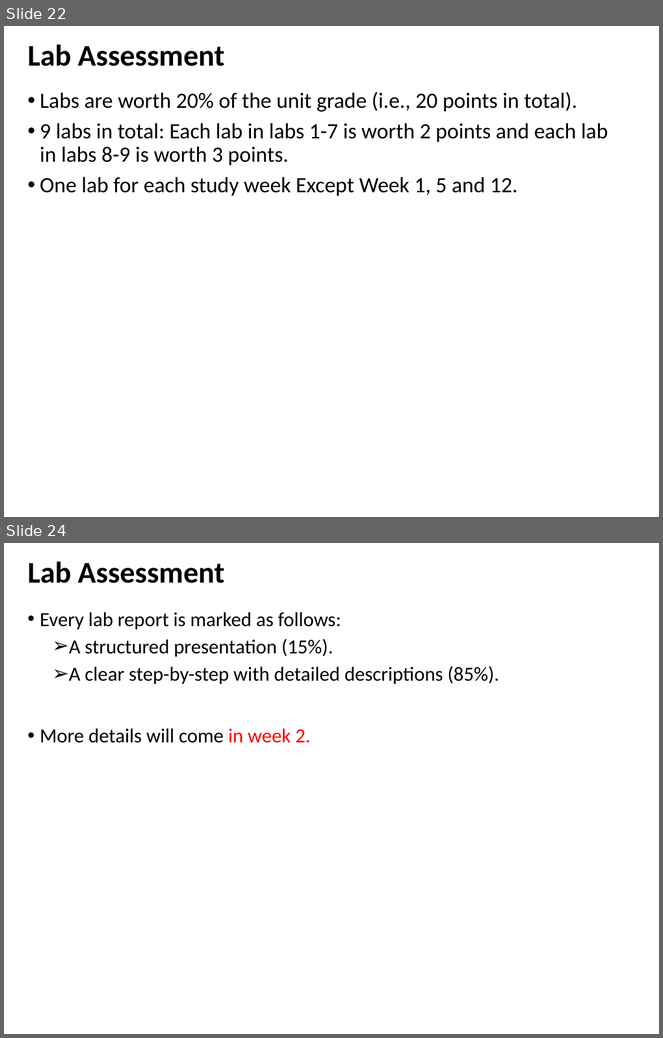
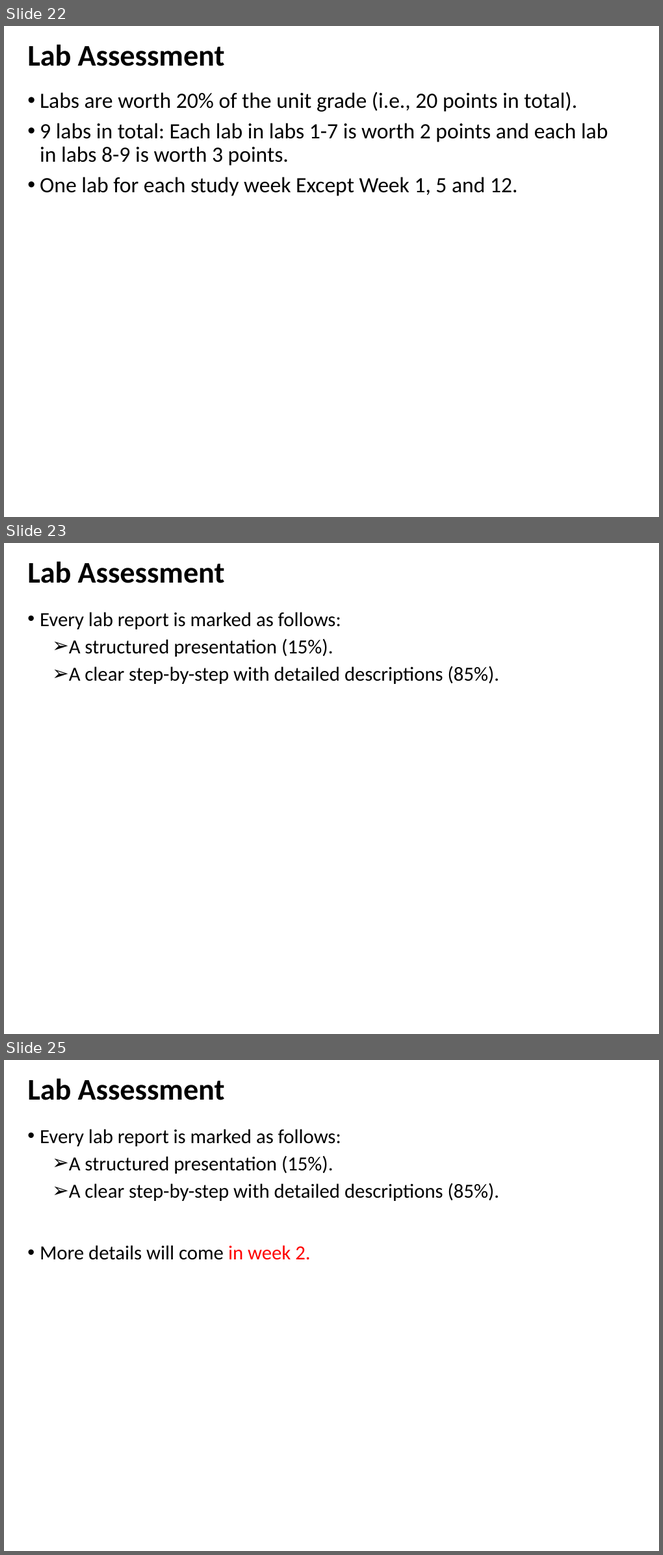
Before and after one commit to zhangzhics/CITS5503_Sem2, a slide deck: Lectures2024/CITS5503CloudComputingIntro_week1.pptx. Shown one above the other, each under a label of ours: slides 22 and 24 before the commit, slides 22, 23 and 25 after it; the slides between them are not shown. The pictures are 663x1038 and 663x1555 pixels, drawn with LibreOffice and Linux fonts; fonts in the diff are those of the drawing. Boxes give left, top, right and bottom in pixels: in the first picture for what was removed or moved away, otherwise in the second. Text is boxed around its words. In the diff, an @@ line names an element or a change of style, - is before the commit and + after.

```diff
--- a/Lectures2024/CITS5503CloudComputingIntro_week1.pptx
+++ b/Lectures2024/CITS5503CloudComputingIntro_week1.pptx
@@ slide 23 added at (4, 543, 659, 1034), background #FFFFFF @@
@@ title added at (27, 561, 225, 583), 33 pt, text #000000, bold @@
+Lab Assessment
@@ text added at (40, 612, 500, 684), 22 pt, text #000000 @@
+• Every lab report is marked as follows:
+  ➢ A structured presentation (15%).
+  ➢ A clear step-by-step with detailed descriptions (85%).
@@ what was slide 24 is now slide 25 @@
```
Also in this commit, not shown: 7 slides changed, 1 other slide added, 1 slide removed.
